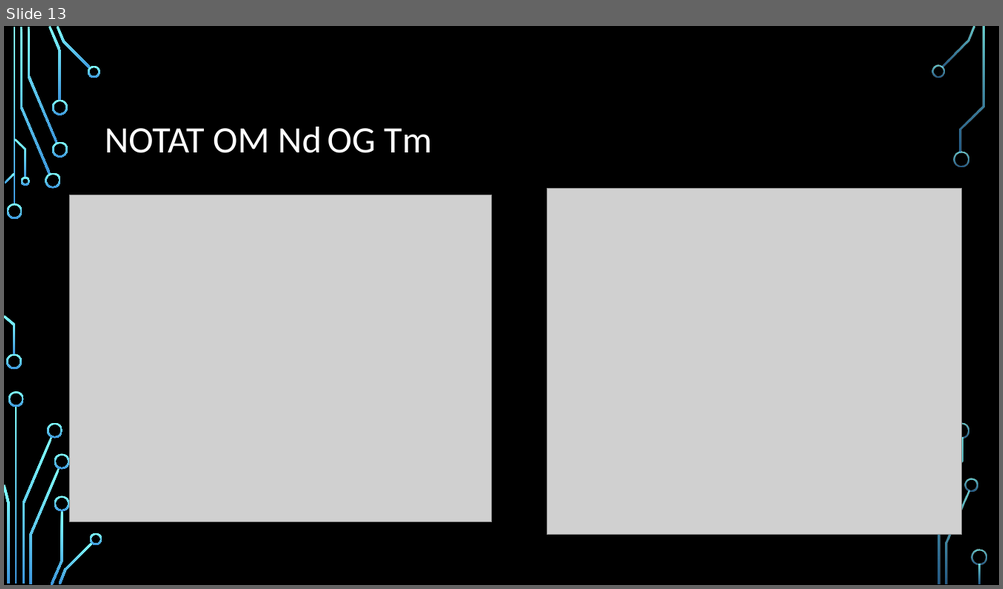
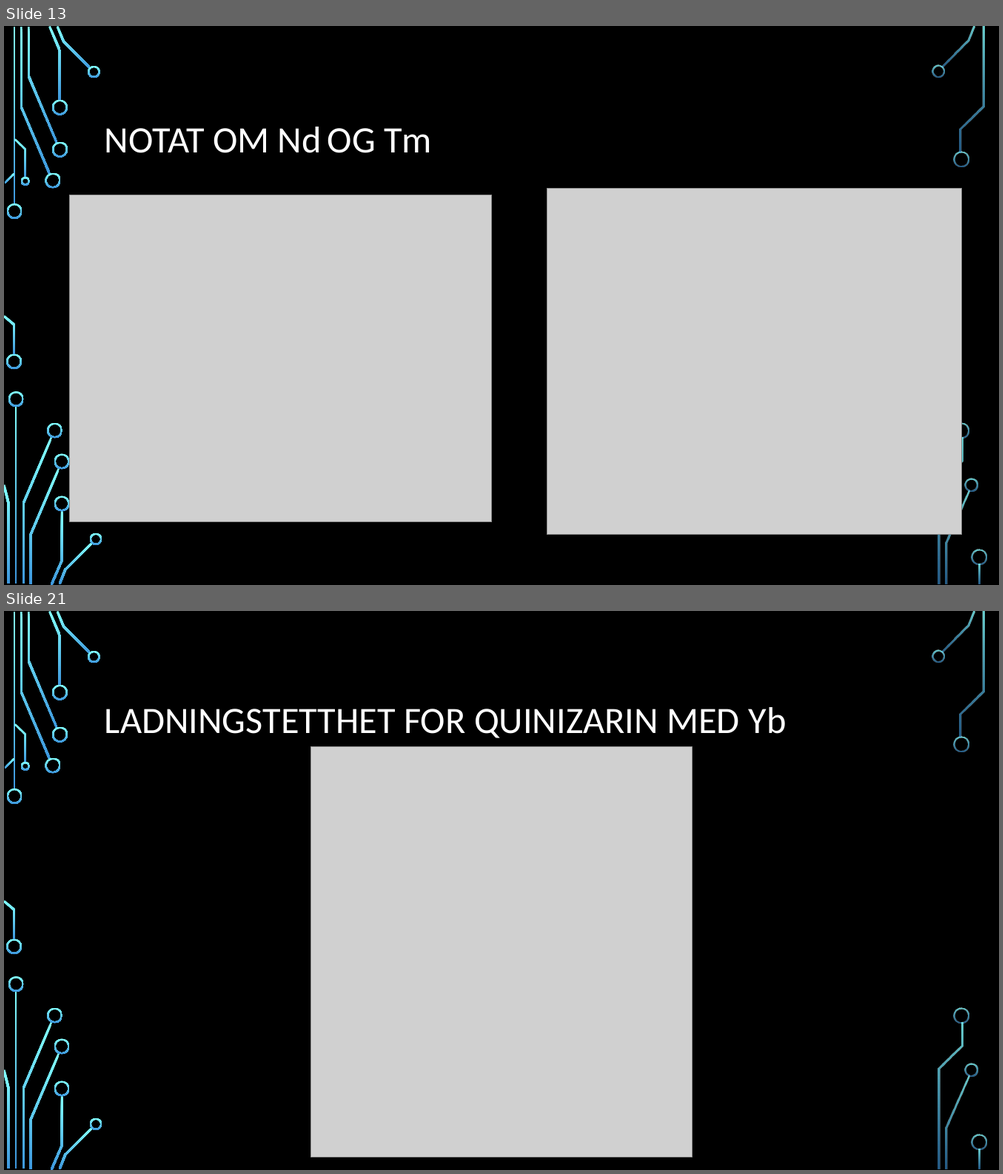
Before and after one commit to alexanjk/FYS-MENA4111-projectH20, a slide deck: Quinizarin som en organisk sensitizer I et tynnfilm.pptx. Shown one above the other, each under a label of ours: slide 13 before the commit, slides 13 and 21 after it; the slides between them are not shown. The pictures are 1003x589 and 1003x1174 pixels, drawn with LibreOffice and Linux fonts; fonts in the diff are those of the drawing; grey boxes stand for pictures; background and template pictures are left out. Boxes give left, top, right and bottom in pixels: in the first picture for what was removed or moved away, otherwise in the second. Text is boxed around its words. In the diff, an @@ line names an element or a change of style, - is before the commit and + after.

```diff
--- a/Quinizarin som en organisk sensitizer I et tynnfilm.pptx
+++ b/Quinizarin som en organisk sensitizer I et tynnfilm.pptx
@@ slide 21 added at <box>4,611,999,1170</box>, background picture (left out); not listed: 36 template elements that a slide beside it also shows @@
@@ title added at <box>105,707,786,738</box>, 36 pt, text #FFFFFF @@
+LADNINGSTETTHET FOR QUINIZARIN MED Yb
@@ picture added at <box>310,747,692,1158</box> @@
```
Also in this commit, not shown: 1 slide changed, 7 other slides added, 1 slide removed.
